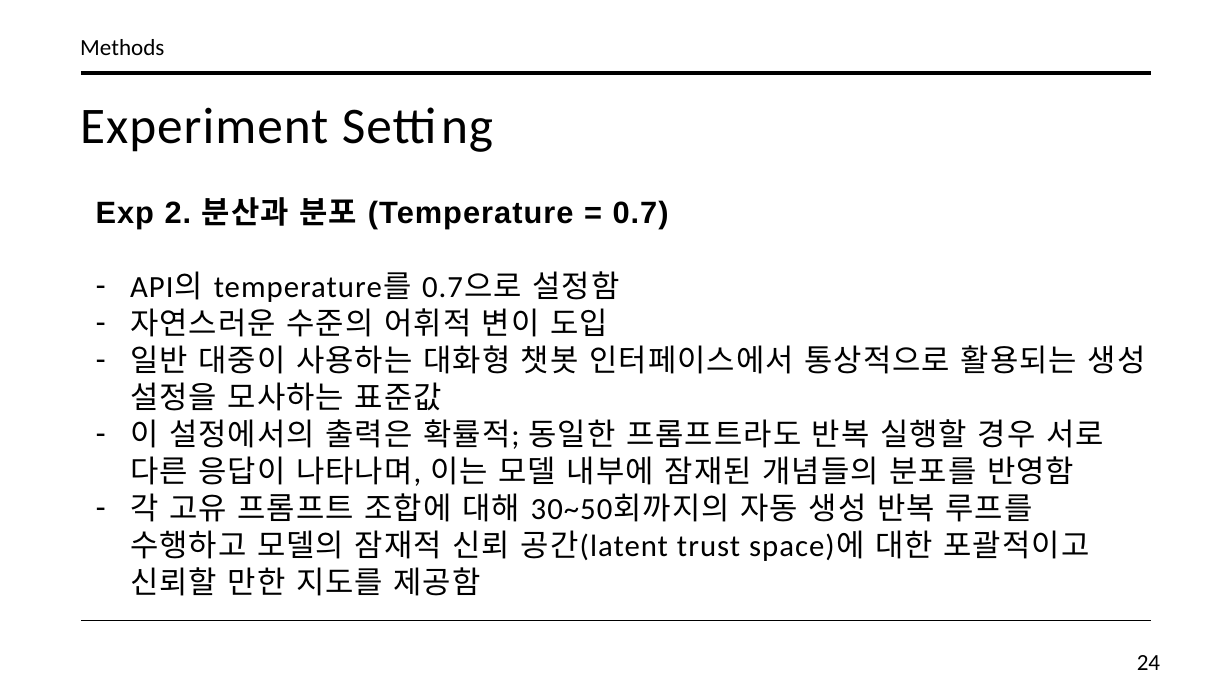
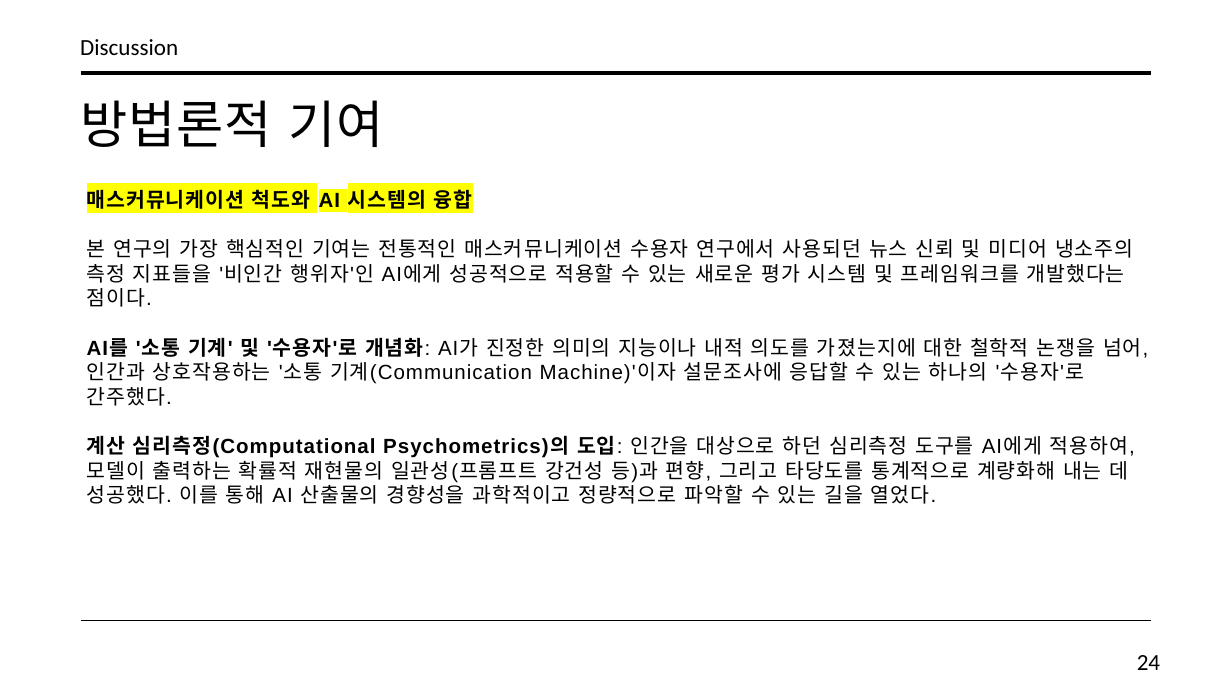
Before and after one commit to SongJongbeen/26-1, a slide deck: slide 24 of mac539/term-paper/Do Machines Trust the News Slide (Final).pptx. Drawn at 1232x693 pixels with LibreOffice and Linux fonts; fonts in the diff are those of the drawing. Boxes give left, top, right and bottom in pixels: in the first picture for what was removed or moved away, otherwise in the second. Text is boxed around its words. In the diff, an @@ line names an element or a change of style, - is before the commit and + after.

```diff
--- a/mac539/term-paper/Do Machines Trust the News Slide (Final).pptx
+++ b/mac539/term-paper/Do Machines Trust the News Slide (Final).pptx
@@ text at box(80, 39, 178, 55): text changed @@
-Methods
+Discussion
@@ text at box(80, 100, 383, 147): text changed @@
-Experiment Setting
+방법론적 기여
@@ text at box(87, 189, 1148, 504): text changed; size 24 to 16 pt; font Calibri to Arial @@
-Exp 2. 분산과 분포 (Temperature = 0.7)
-– API의 temperature를 0.7으로 설정함
-– 자연스러운 수준의 어휘적 변이 도입
-– 일반 대중이 사용하는 대화형 챗봇 인터페이스에서 통상적으로 활용되는 생성 설정을 모사하는 표준값
-– 이 설정에서의 출력은 확률적; 동일한 프롬프트라도 반복 실행할 경우 서로 다른 응답이 나타나며, 이는 모델 내부에 잠재된 개념들의 분포를 반영함
-– 각 고유 프롬프트 조합에 대해 30~50회까지의 자동 생성 반복 루프를 수행하고 모델의 잠재적 신뢰 공간(latent trust space)에 대한 포괄적이고 신뢰할 만한 지도를 제공함
+매스커뮤니케이션 척도와 AI 시스템의 융합
+본 연구의 가장 핵심적인 기여는 전통적인 매스커뮤니케이션 수용자 연구에서 사용되던 뉴스 신뢰 및 미디어 냉소주의 측정 지표들을 '비인간 행위자'인 AI에게 성공적으로 적용할 수 있는 새로운 평가 시스템 및 프레임워크를 개발했다는 점이다.
+AI를 '소통 기계' 및 '수용자'로 개념화: AI가 진정한 의미의 지능이나 내적 의도를 가졌는지에 대한 철학적 논쟁을 넘어, 인간과 상호작용하는 '소통 기계(Communication Machine)'이자 설문조사에 응답할 수 있는 하나의 '수용자'로 간주했다.
+계산 심리측정(Computational Psychometrics)의 도입: 인간을 대상으로 하던 심리측정 도구를 AI에게 적용하여, 모델이 출력하는 확률적 재현물의 일관성(프롬프트 강건성 등)과 편향, 그리고 타당도를 통계적으로 계량화해 내는 데 성공했다. 이를 통해 AI 산출물의 경향성을 과학적이고 정량적으로 파악할 수 있는 길을 열었다.
```
Also in this commit, not shown: 13 other slides changed, 11 slides added, 11 slides removed, 12 other files.
